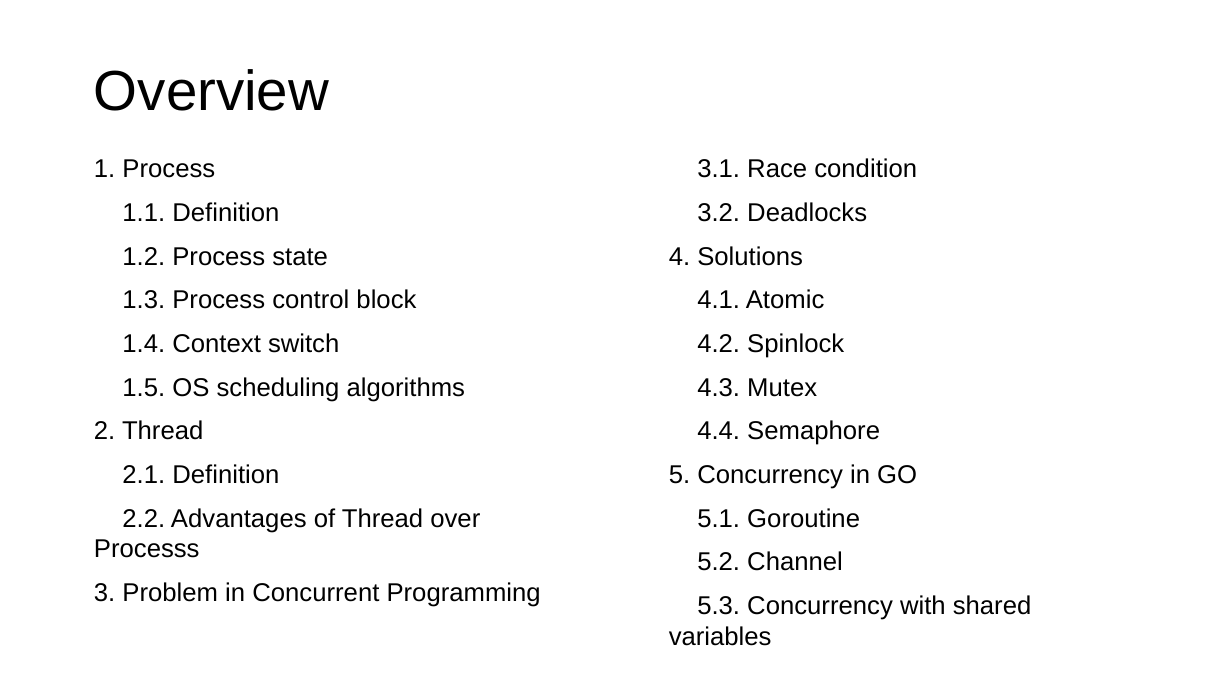
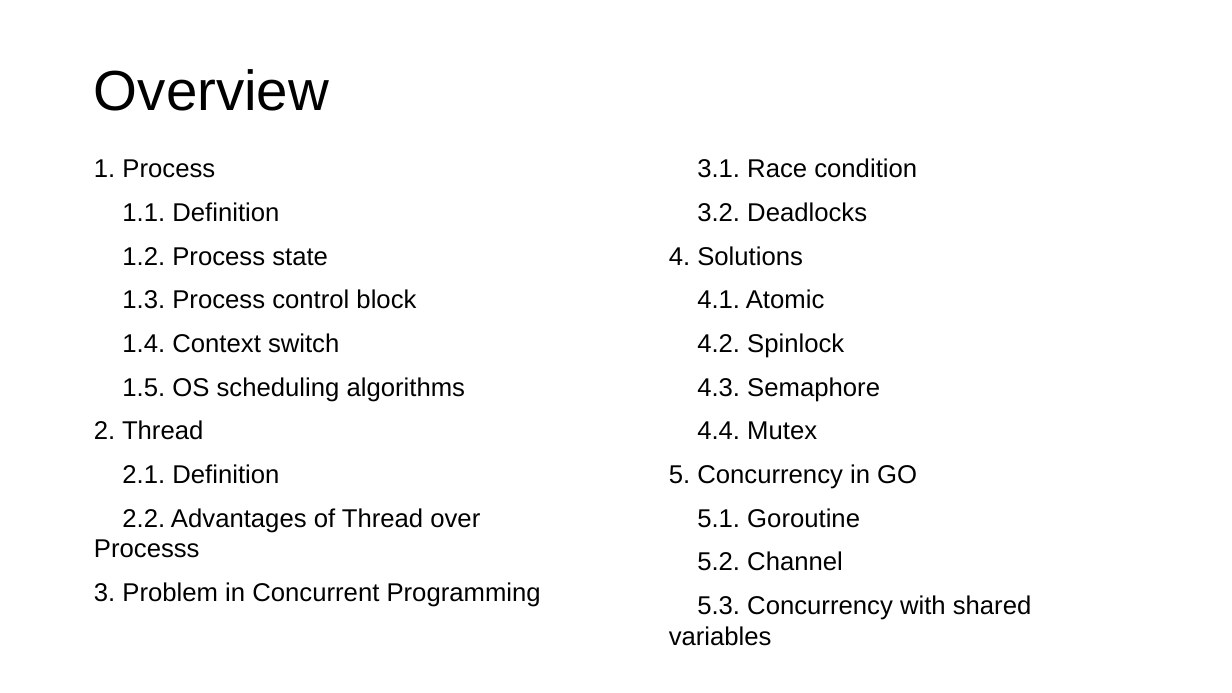
Before and after one commit to dangnm9699/Learn-Golang, a slide deck: slide 2 of Problem and Solution in Concurrency.pptx. Drawn at 1232x693 pixels with LibreOffice and Linux fonts; fonts in the diff are those of the drawing. Boxes give left, top, right and bottom in pixels: in the first picture for what was removed or moved away, otherwise in the second. Text is boxed around its words. In the diff, an @@ line names an element or a change of style, - is before the commit and + after.

```diff
--- a/Problem and Solution in Concurrency.pptx
+++ b/Problem and Solution in Concurrency.pptx
@@ text at box(697, 377, 880, 440): text changed @@
-4.3. Mutex
-4.4. Semaphore
+4.3. Semaphore
+4.4. Mutex
```
Also in this commit, not shown: 6 other slides changed, 19 slides added, 6 slides removed, 1 other file.
